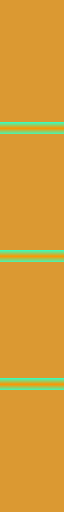
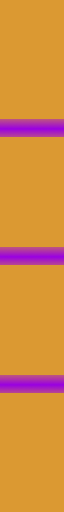
Layered file, before and after one edit (w=64, h=512). Changes by layer:
hid "Layer" over <box>0,122,64,390</box>
added layer "Layer #2" above "Layer #1" over <box>0,119,64,393</box>
